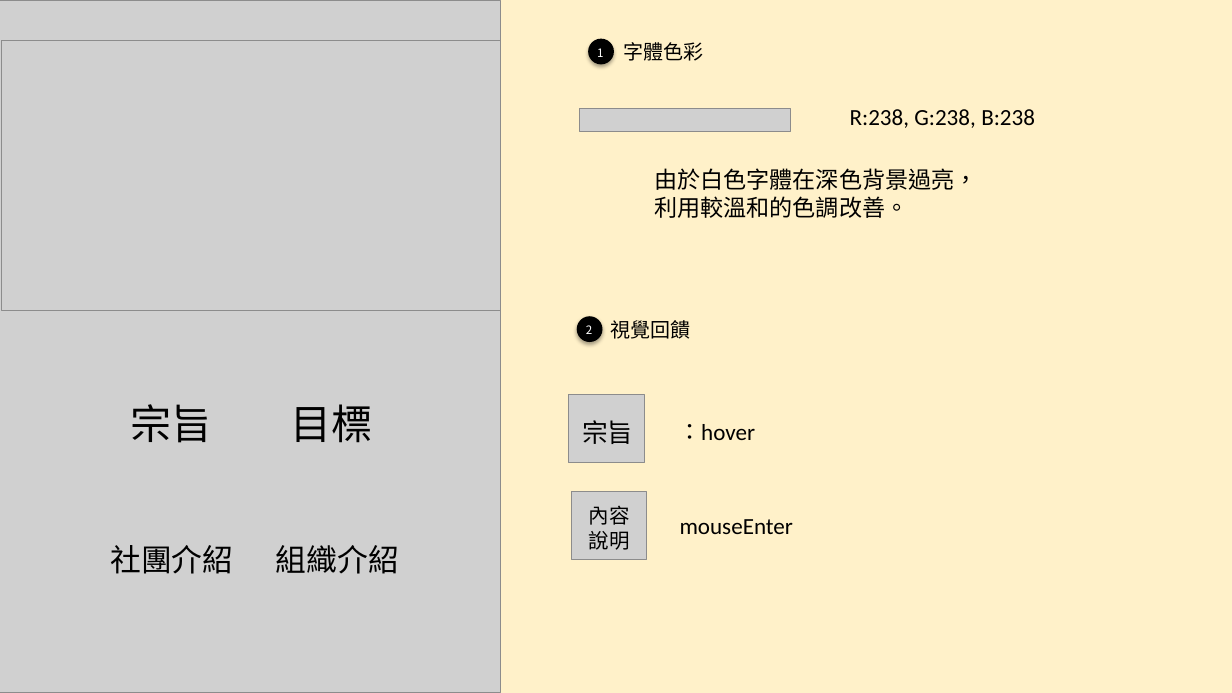
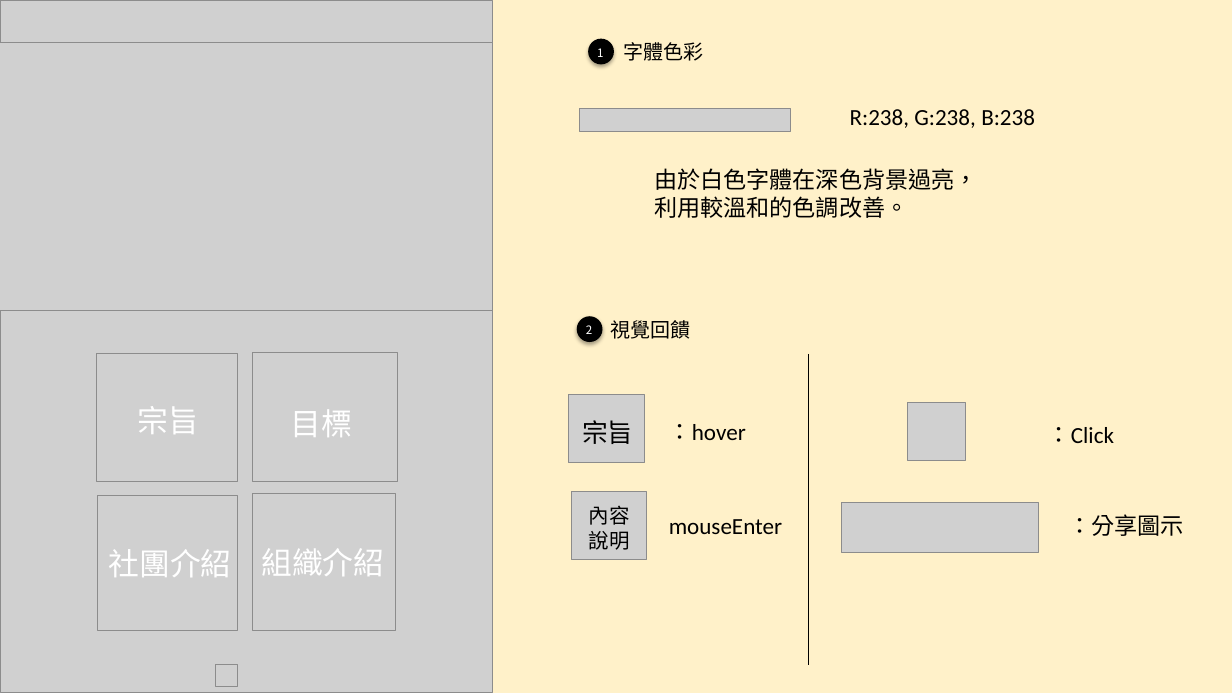
Before and after one commit to read0609/Web-midtermProject, a slide deck: slide 2 of Kai_ppt2.pptx. Drawn at 1232x693 pixels with LibreOffice and Linux fonts; fonts in the diff are those of the drawing; grey boxes stand for pictures. Boxes give left, top, right and bottom in pixels: in the first picture for what was removed or moved away, otherwise in the second. Text is boxed around its words. In the diff, an @@ line names an element or a change of style, - is before the commit and + after.

```diff
--- a/Kai_ppt2.pptx
+++ b/Kai_ppt2.pptx
@@ picture: place and size @@
-picture at <box>0,1,501,693</box>
+picture at <box>0,0,493,693</box>
@@ picture: place and size @@
-picture at <box>2,41,501,310</box>
+picture at <box>0,43,493,311</box>
@@ picture added at <box>96,354,238,482</box> @@
@@ picture added at <box>252,353,398,482</box> @@
@@ line added from (809, 354) to (809, 665), #000000 0.75 pt @@
@@ text "宗旨" at <box>138,406,200,434</box>: size 32 to 24 pt, text colour #000000 to #FFFFFF @@
@@ text "宗旨": place and size @@
-text "宗旨" at <box>130,404,212,443</box>
+text "宗旨" at <box>138,406,200,434</box>
@@ text "目標" at <box>290,409,352,437</box>: size 32 to 24 pt, text colour #000000 to #FFFFFF @@
@@ text "：hover": place and size @@
-text "：hover" at <box>678,424,755,440</box>
+text "：hover" at <box>669,424,746,440</box>
@@ picture added at <box>908,402,966,460</box> @@
@@ text added at <box>1048,427,1114,443</box>, 18 pt, text #000000 @@
+：Click
@@ picture added at <box>98,496,238,631</box> @@
@@ picture added at <box>252,494,396,630</box> @@
@@ text "mouseEnter": place and size @@
-text "mouseEnter" at <box>680,519,793,534</box>
+text "mouseEnter" at <box>669,519,782,534</box>
@@ picture added at <box>841,503,1039,553</box> @@
@@ text "組織介紹" at <box>261,549,384,576</box>: text colour #000000 to #FFFFFF @@
@@ text "組織介紹": place and size @@
-text "組織介紹" at <box>276,545,399,574</box>
+text "組織介紹" at <box>261,549,384,576</box>
@@ text added at <box>1068,514,1184,536</box>, 18 pt, text #000000 @@
+：分享圖示
@@ text "社團介紹" at <box>108,549,231,577</box>: text colour #000000 to #FFFFFF @@
@@ picture added at <box>215,665,238,687</box> @@
```
Also in this commit, not shown: 9 other files.
